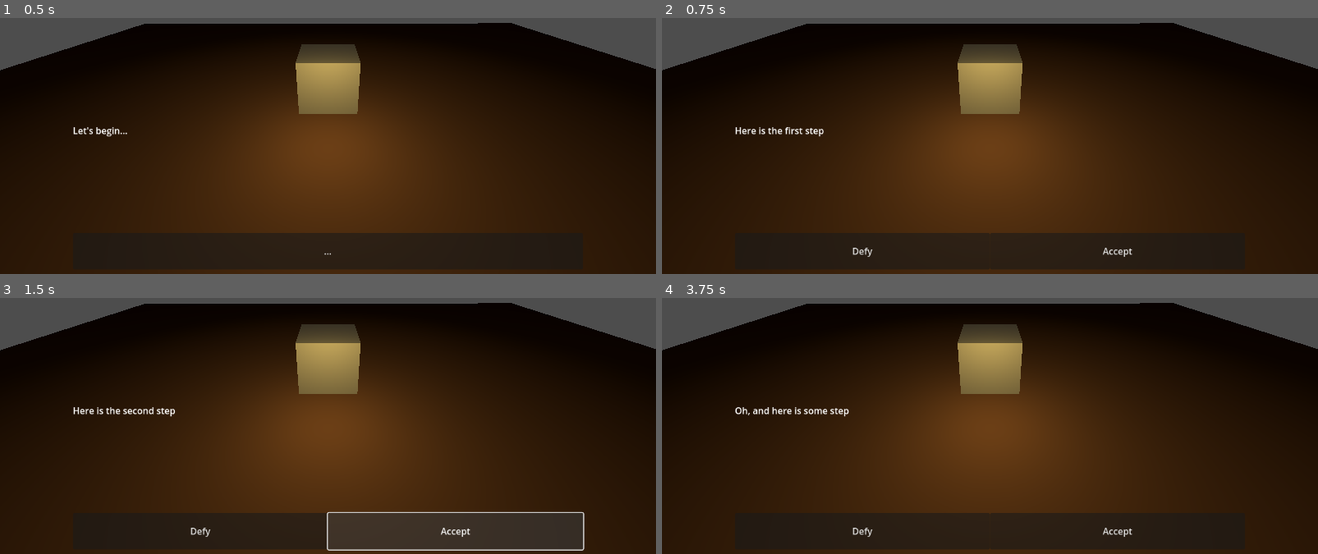
Above: before the commit, frames 1-4 (two rows, left to right).
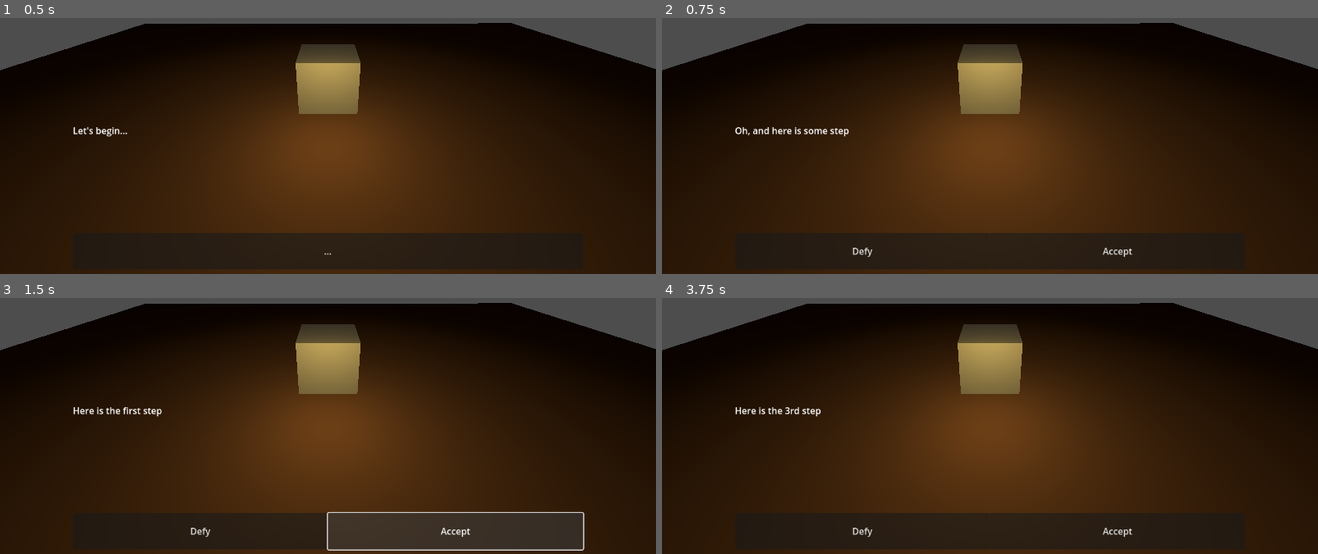
Above: after the commit, the same moments.

Repository: JonasPKnoch/LD55
Game: Godot game, scene res://levels/test_summon.tscn
Same seed, same stepped clock (60 frames per second), same inputs: the game is played once before the commit and once after it.
Inputs:
- Up to frame 1 (0.5 s): no input
- Up to frame 2 (0.75 s): click "..." at 0.5 s
- Up to frame 3 (1.5 s): click "Accept" at 1.25 s
- Up to frame 4 (3.75 s): click "Accept" at 2 s; click "Defy" at 2.75 s; click "..." at 3.5 s

Frame 1 is identical in both runs. In frame 2, 0.3% of the frame differs, in the area x 11-29%, y 42-47%; in frame 3, 0.1%; in frame 4, 0.3%.

Commit message:
added more

Diff:
--- a/levels/test_summon.tscn
+++ b/levels/test_summon.tscn
@@ -22,21 +22,21 @@
 
 [node name="SummonManager" parent="." instance=ExtResource("1_24xd3")]
 
-[node name="SummonEvent" type="Node3D" parent="SummonManager"]
+[node name="SummonEvent6" type="Node3D" parent="SummonManager"]
 script = ExtResource("2_qvsu8")
 
-[node name="DialogueEvent" type="Node" parent="SummonManager/SummonEvent"]
+[node name="DialogueEvent4" type="Node" parent="SummonManager/SummonEvent6"]
 script = ExtResource("2_wqjdn")
-text = "Here is the first step"
-priority = 1
+text = "Let's begin..."
+refutable = false
+priority = 0
 
-[node name="SummonEvent2" type="Node3D" parent="SummonManager"]
+[node name="SummonEvent4" type="Node3D" parent="SummonManager"]
 script = ExtResource("2_qvsu8")
 
-[node name="DialogueEvent2" type="Node" parent="SummonManager/SummonEvent2"]
+[node name="DialogueEvent4" type="Node" parent="SummonManager/SummonEvent4"]
 script = ExtResource("2_wqjdn")
-text = "Here is the second step"
-priority = 2
+text = "Oh, and here is some step"
 
 [node name="SummonEvent3" type="Node3D" parent="SummonManager"]
 script = ExtResource("2_qvsu8")
@@ -45,13 +45,6 @@
 script = ExtResource("2_wqjdn")
 text = "Here is the 3rd step"
 priority = 3
-
-[node name="SummonEvent4" type="Node3D" parent="SummonManager"]
-script = ExtResource("2_qvsu8")
-
-[node name="DialogueEvent4" type="Node" parent="SummonManager/SummonEvent4"]
-script = ExtResource("2_wqjdn")
-text = "Oh, and here is some step"
 
 [node name="SummonEvent5" type="Node3D" parent="SummonManager"]
 script = ExtResource("2_qvsu8")
@@ -62,6 +55,31 @@
 error = true
 defy_text = "Ah damn, this isn't the second step..."
 priority = 4
+
+[node name="SummonEvent2" type="Node3D" parent="SummonManager"]
+script = ExtResource("2_qvsu8")
+
+[node name="DialogueEvent2" type="Node" parent="SummonManager/SummonEvent2"]
+script = ExtResource("2_wqjdn")
+text = "Here is the second step"
+priority = 2
+
+[node name="SummonEvent" type="Node3D" parent="SummonManager"]
+script = ExtResource("2_qvsu8")
+
+[node name="DialogueEvent" type="Node" parent="SummonManager/SummonEvent"]
+script = ExtResource("2_wqjdn")
+text = "Here is the first step"
+priority = 1
+
+[node name="SummonEvent7" type="Node3D" parent="SummonManager"]
+script = ExtResource("2_qvsu8")
+
+[node name="DialogueEvent4" type="Node" parent="SummonManager/SummonEvent7"]
+script = ExtResource("2_wqjdn")
+text = "This concludes the ritual"
+refutable = false
+priority = 6
 
 [node name="Obj" type="MeshInstance3D" parent="."]
 transform = Transform3D(1, 0, 0, 0, 1, 0, 0, 0, 1, 0, 0.435426, -1.34179)
--- a/nodes/dialogue_event/dialogue_event.gd
+++ b/nodes/dialogue_event/dialogue_event.gd
@@ -3,6 +3,7 @@
 class_name DialogueEvent
 
 @export var text: String = "text"
+@export var refutable: bool = true
 @export var error: bool = false
 @export var defy_text: String = "You bitch, I did nothing wrong"
 @export var priority: int = -1
--- a/nodes/dialogue_manager/dialogue_manager.gd
+++ b/nodes/dialogue_manager/dialogue_manager.gd
@@ -3,7 +3,7 @@
 class_name DialogueManager
 
 var dialogue_events: Array[DialogueEvent]
-var dialogue_index: int = -1
+var dialogue_index: int = 0
 
 func get_dialogue_events(summon_event: SummonEvent):
 	var children =  summon_event.get_children()
--- a/nodes/summon_dialogue_ui/summon_dialogue_ui.gd
+++ b/nodes/summon_dialogue_ui/summon_dialogue_ui.gd
@@ -9,9 +9,21 @@
 
 @export var dialogue_manger: DialogueManager
 
+func start_dialogue():
+	visible = true
+	dialogue_text.text = dialogue_manger.get_current_dialogue().text
+	set_continue_enabled(!dialogue_manger.get_current_dialogue().refutable)
+
+func end_dialogue():
+	visible = false
+
 func _on_procede_button_pressed():
 	dialogue_manger.progress_dialogue()
+	if dialogue_manger.dialogue_finished():
+		end_dialogue()
+		return
 	dialogue_text.text = dialogue_manger.get_current_dialogue().text
+	set_continue_enabled(!dialogue_manger.get_current_dialogue().refutable)
 
 func _on_defy_button_pressed():
 	dialogue_text.text = dialogue_manger.get_current_dialogue().defy_text
--- a/nodes/summon_dialogue_ui/summon_dialogue_ui.tscn
+++ b/nodes/summon_dialogue_ui/summon_dialogue_ui.tscn
@@ -24,7 +24,8 @@
 offset_bottom = -72.0
 grow_horizontal = 2
 grow_vertical = 0
-text = "Let's begin..."
+text = "NONE
+"
 
 [node name="DefyButton" type="Button" parent="."]
 visible = false
--- a/nodes/summon_manager/summon_manager.gd
+++ b/nodes/summon_manager/summon_manager.gd
@@ -3,9 +3,12 @@
 class_name SummonManager
 
 @onready var dialogue_manager = $DialogueManager
+@onready var dialogue_ui = $SummonDialogueUI
 
 func _ready():
 	var children = get_children()
 	for child in children:
 		if child is SummonEvent:
 			dialogue_manager.get_dialogue_events(child)
+
+	dialogue_ui.start_dialogue()
--- a/nodes/summon_manager/summon_manager.tscn
+++ b/nodes/summon_manager/summon_manager.tscn
@@ -8,6 +8,7 @@
 script = ExtResource("1_cwova")
 
 [node name="SummonDialogueUI" parent="." node_paths=PackedStringArray("dialogue_manger") instance=ExtResource("2_t48ky")]
+visible = false
 dialogue_manger = NodePath("../DialogueManager")
 
 [node name="DialogueManager" type="Node" parent="."]
